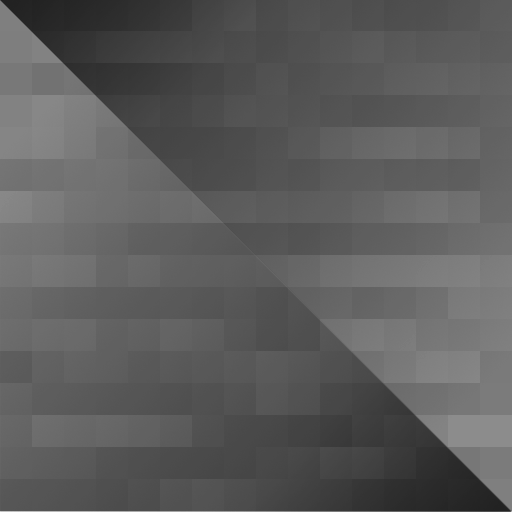
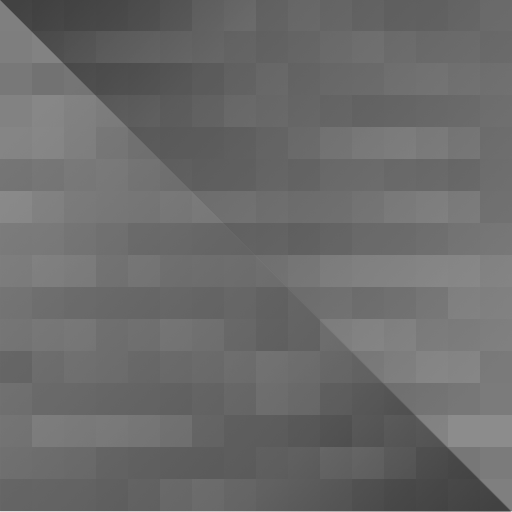
The second 512 × 512 image is a revision of the first. Changes to its layers:
removed layer "low-poly_filter.png copy" over (0, 0, 512, 512)
